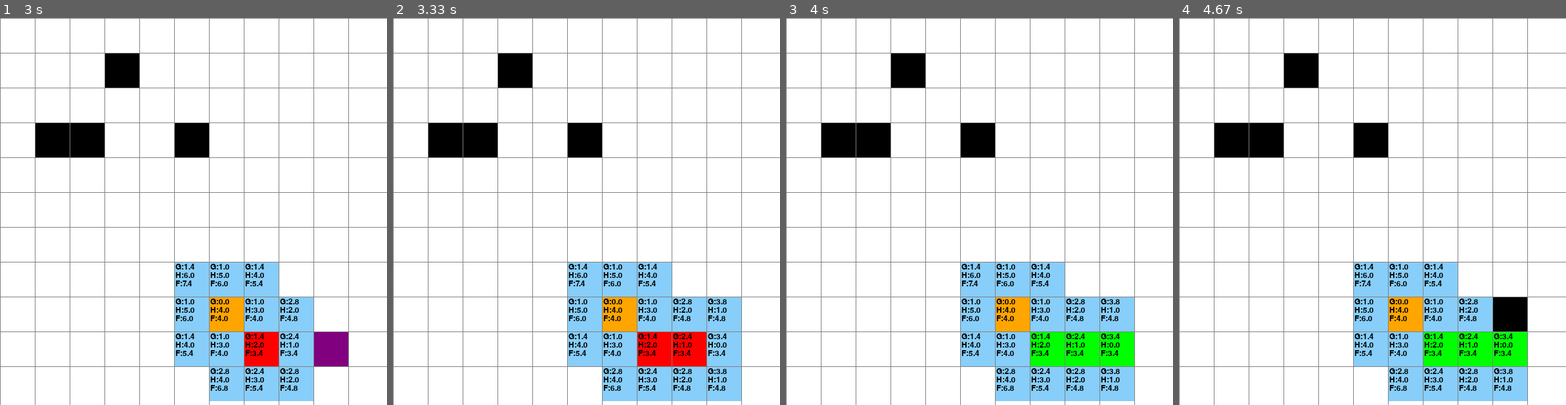
Above: before the commit, frames 1-4 (left to right).
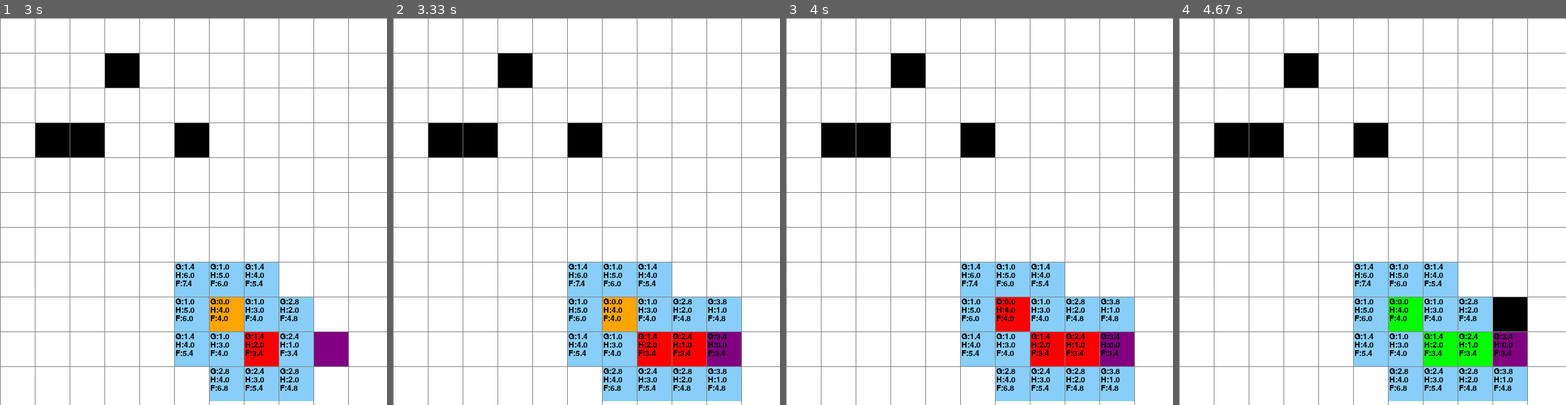
Above: after the commit, the same moments.

Repository: IlPandawa/IA_ElliotRendonLeon
Game: pygame game, started from Proyecto1/aEstrella.py
Two runs of this game, one before a commit and one after it. Both use one fixed random seed, a clock stepped at 60 frames per second and the inputs below.
Inputs (mouse positions are in pixels of both pictures, inside the frame that each line leads up to):
- Up to frame 1 (3 s): right-click (193, 234) at 0.38 s; click (232, 296) at 0.72 s; click (332, 346) at 1.05 s; click (100, 134) at 1.38 s; click (181, 145) at 1.72 s; click (131, 83) at 2.05 s; click (46, 126) at 2.38 s; tap Space at 2.67 s
- Up to frame 2 (3.33 s): tap Space at 3.07 s
- Up to frame 3 (4 s): no input
- Up to frame 4 (4.67 s): click (1511, 300) at 4.3 s

Frame 1 is identical in both runs. In frame 2, 0.7% of the frame differs, in the area x 81-90%, y 81-90%; in frame 3, 2.9%, in the area x 54-90%, y 72-90%; in frame 4, 1.5%.

Commit message:
fix: Arreglo en algoritmo
Se arreglo bug de la lista abierta y cerrada

Diff:
--- a/Proyecto1/aEstrella.py
+++ b/Proyecto1/aEstrella.py
@@ -59,13 +59,14 @@
         return self.color == PURPURA
 
     def restablecer(self):
-        self.color = BLANCO
-        # tambien hay que restablecer el nodo a neutro
-        self.g = float("inf")
-        self.h = 0
-        self.f = float("inf")
-        self.padre = None
-        self.contador = 0
+        if not self.es_inicio() and not self.es_fin():
+            self.color = BLANCO
+            # tambien hay que restablecer el nodo a neutro
+            self.g = float("inf")
+            self.h = 0
+            self.f = float("inf")
+            self.padre = None
+            self.contador = 0
 
     def hacer_inicio(self):
         self.color = NARANJA
@@ -77,10 +78,13 @@
         self.color = PURPURA
 
     def hacer_cerrado(self):
-        self.color = ROJO
-
-    def hacer_abierto(self):  # para pintar la casilla cuando entra a la lista abierta
-        self.color = AZUL
+        if not self.es_inicio() and not self.es_fin():
+            self.color = ROJO
+
+    # para pintar la casilla cuando entra a la lista abierta
+    def hacer_abierto(self):
+        if not self.es_inicio() and not self.es_fin():
+            self.color = AZUL
 
     def hacer_camino(self):
         self.color = VERDE
@@ -107,7 +111,7 @@
     x2, y2 = pos2
     return abs(x1 - x2) + abs(y1 - y2)
 
-# Función para obtener las casillas cercanas incluyendo las casillas en diagonal
+# Función para obtener las casillas cercanas
 def obtener_cercanas(nodo, grid):
     filas = nodo.total_filas
     listaAbierta = []
@@ -138,45 +142,69 @@
 
 # ALGORITMO A*
 def aEstrella(grid, inicio, fin, ventana, ancho):
-    # implementación del algoritmo a*
     open_set = PriorityQueue()
-    open_set.put((inicio.f, inicio))  # inicia con el nodo de inicio
-    visitados = set()
-    contador = 1
-
-    # bucle donde se analiza cada nodo
-    inicio.actualizar_costos(0, heuristica(inicio.get_pos(), fin.get_pos()), None, contador)
+    open_set.put((0, inicio))
+    casillaAnterior = {}
+    g_score = {nodo: float("inf") for fila in grid for nodo in fila}
+    g_score[inicio] = 0
+    f_score = {nodo: float("inf") for fila in grid for nodo in fila}
+    f_score[inicio] = heuristica(inicio.get_pos(), fin.get_pos())
+
+    open_set_hash = {inicio}
+    cerrados = set()
+
+    # Actualizar valores iniciales del nodo
+    inicio.actualizar_costos(
+        g_score[inicio],
+        heuristica(inicio.get_pos(), fin.get_pos()),
+        None,
+        1
+    )
 
     while not open_set.empty():
-        for event in pygame.event.get():
-            if event.type == pygame.QUIT:
-                pygame.quit()
-                return False
-
-        nodo_actual = open_set.get()[1]  # obtiene menor f
+        nodo_actual = open_set.get()[1]
+        cerrados.add(nodo_actual)
 
         if nodo_actual == fin:
-            reconstruir_camino(fin, ventana, grid, len(grid), ancho)
+            # Reconstruir camino usando casillaAnterior
+            while nodo_actual in casillaAnterior:
+                nodo_actual = casillaAnterior[nodo_actual]
+                nodo_actual.hacer_camino()
+                dibujar(ventana, grid, len(grid), ancho)
             return True
 
+        if nodo_actual in open_set_hash:
+            open_set_hash.remove(nodo_actual)
+
         for vecino, costo in obtener_cercanas(nodo_actual, grid):
-            nuevo_g = nodo_actual.g + costo #calcular el nuevo costo
-            if nuevo_g < vecino.g:  # si es mejor que el anterior
-                contador += 1
-                nuevo_h = heuristica(vecino.get_pos(), fin.get_pos())
-                vecino.actualizar_costos(nuevo_g, nuevo_h, nodo_actual, contador)
-                if vecino not in visitados:
-                    open_set.put((vecino.f, vecino)) #añadir a la cola
-                    visitados.add(vecino)
-                vecino.hacer_abierto()
-
-        if nodo_actual != inicio:
-            nodo_actual.hacer_cerrado()
-
+            if vecino in cerrados:
+                continue
+
+            tentative_g = g_score[nodo_actual] + costo
+
+            if tentative_g < g_score[vecino]:
+                casillaAnterior[vecino] = nodo_actual
+                g_score[vecino] = tentative_g
+                f_score[vecino] = tentative_g + heuristica(vecino.get_pos(), fin.get_pos())
+
+                # Actualizar atributos del nodo
+                vecino.actualizar_costos(
+                    g_score[vecino],
+                    heuristica(vecino.get_pos(), fin.get_pos()),
+                    nodo_actual,
+                    vecino.contador + 1
+                )
+
+                if vecino not in open_set_hash:
+                    open_set.put((f_score[vecino], vecino))
+                    open_set_hash.add(vecino)
+                    vecino.hacer_abierto()
+
+        nodo_actual.hacer_cerrado()
         dibujar(ventana, grid, len(grid), ancho)
-        pygame.time.delay(300)  # hacer más lento para ver funcionamiento
-
-    return False  # no hay camino
+        pygame.time.delay(250)
+
+    return False
 
 def crear_grid(filas, ancho):
     grid = []
